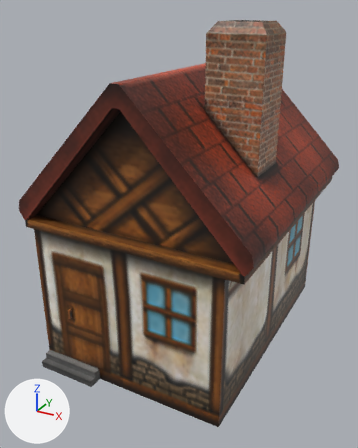
One commit to the FBX model src/game/DRAGON_KINGDOM/fbx/house_red.fbx: the scene before it, then after it.
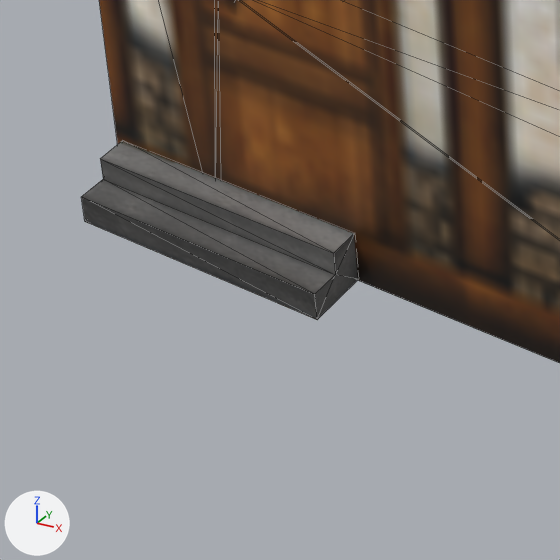
Each version is shown whole from a camera (50 mm lens) standing at (3.42, -6.85, 5.26) and looking at (-0.11, -0.42, 2.04), then close up on the part from 7% to 40% of the width and 71% to 98% of the height. Lighting does not change. The marker at lower left points along +X, +Y and +Z. The close-ups show mesh edges as thin lines. Where no turn or scale is listed for an object, it has been applied to the vertices.
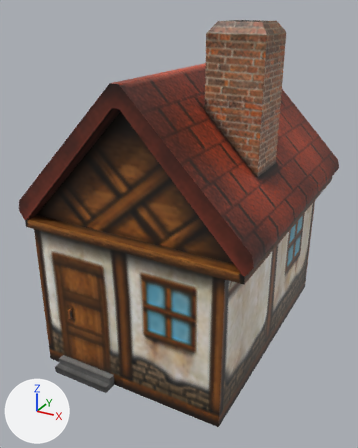
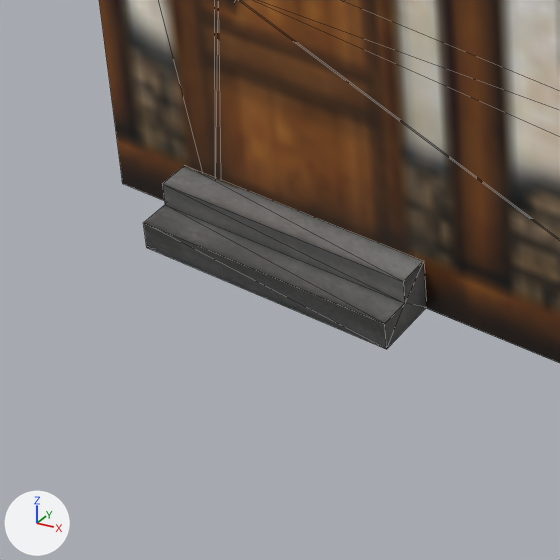
Edits to the bpy script that builds the scene:
```text
Change me_mesh:
    where me_mesh.from_pydata(...)  # 92 vertices, 168 faces; spans x -1.79..1.79, y -2.23..2.23, z -2.54..2.54
    used by ob_polysurface19; location = (0.002, -0.105, 2.544)
    me_mesh part 1: the loose piece of 12 vertices spanning x -1.54..-0.57, y -2.23..-2.01, z -2.54..-2.36 is moved by (0.27, 0.0, 0.0)
```

What differs and where, as boxes (x1, y1, x2, y2) in the close-ups (560 x 560 px; the box of a moved part takes in the faces that stretch with it):
'polySurface19', reshaped
    before: (81, 0, 560, 363)
    after: (99, 0, 560, 363)
part 1 of me_mesh, moved or reshaped
    before: (81, 141, 358, 320)
    after: (144, 166, 426, 349)
